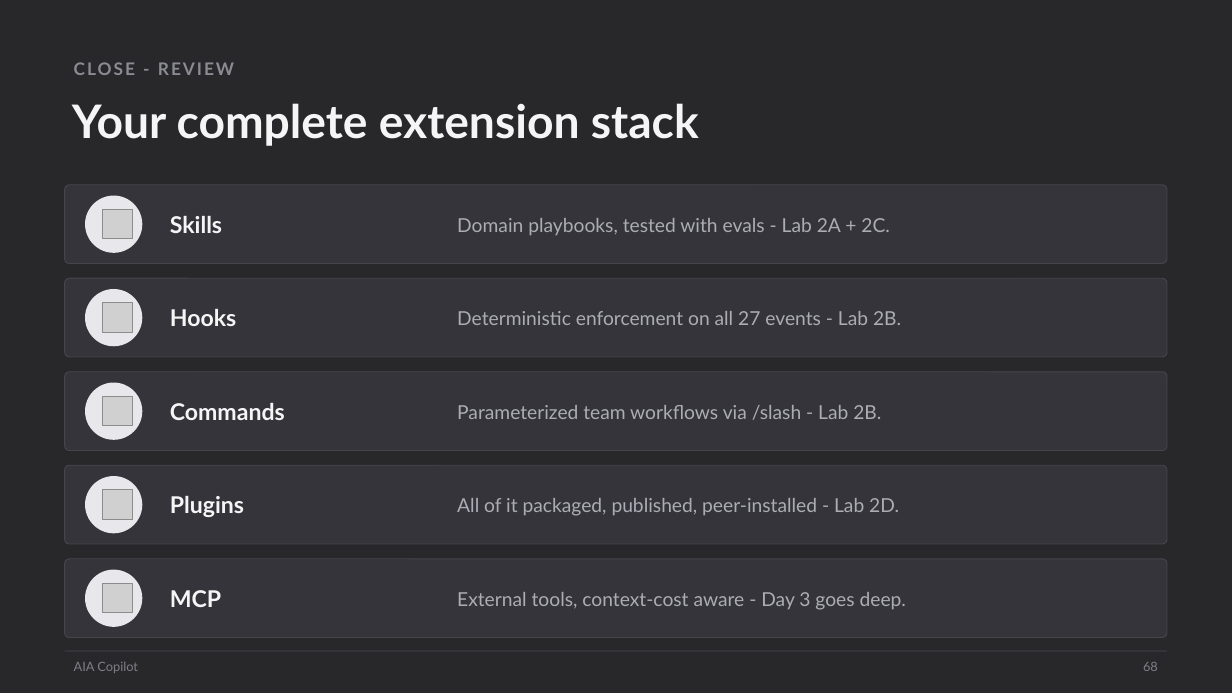
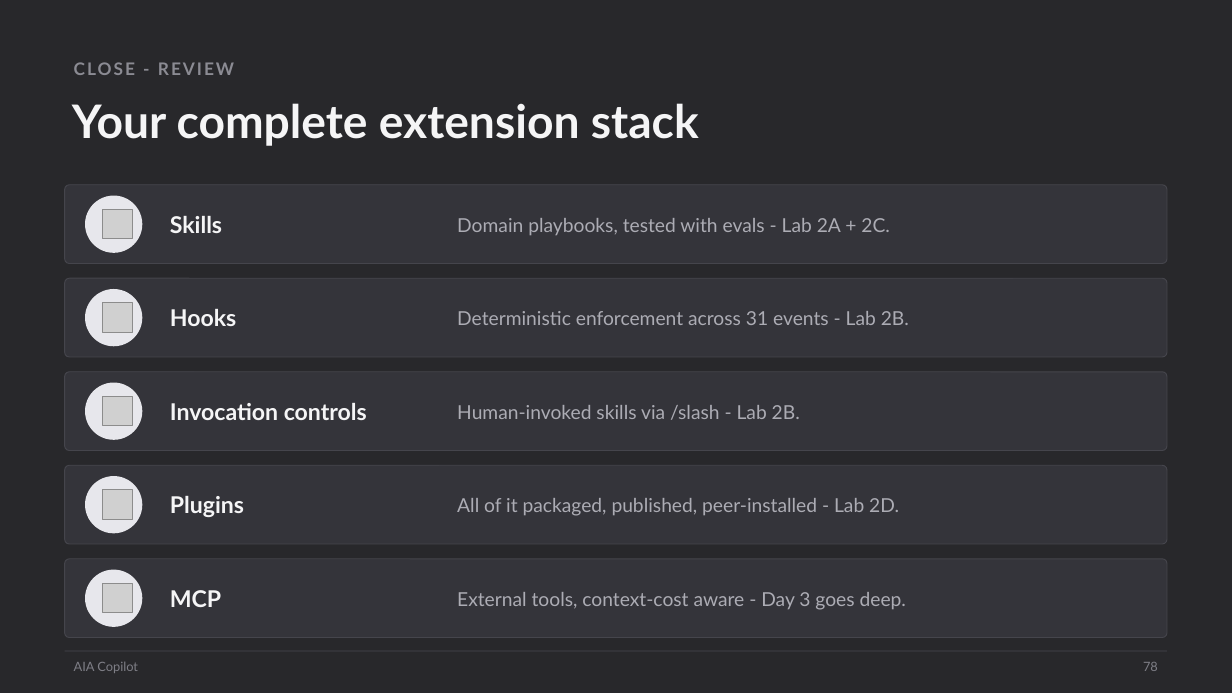
Before and after one commit to scottrhay/AIA-ClaudeCopilot, a slide deck: slide 78 of claude-code-3day/slides/Day2_Claude_Code_Extensions.pptx (slide 68 before the commit). Drawn at 1232x693 pixels with LibreOffice and Linux fonts; fonts in the diff are those of the drawing; grey boxes stand for pictures. Boxes give left, top, right and bottom in pixels: in the first picture for what was removed or moved away, otherwise in the second. Text is boxed around its words. In the diff, an @@ line names an element or a change of style, - is before the commit and + after.

```diff
--- a/claude-code-3day/slides/Day2_Claude_Code_Extensions.pptx
+++ b/claude-code-3day/slides/Day2_Claude_Code_Extensions.pptx
@@ text at <box>457,311,909,325</box>: text changed @@
-Deterministic enforcement on all 27 events - Lab 2B.
+Deterministic enforcement across 31 events - Lab 2B.
@@ text at <box>170,403,367,420</box>: text changed @@
-Commands
+Invocation controls
@@ text at <box>457,405,800,420</box>: text changed @@
-Parameterized team workflows via /slash - Lab 2B.
+Human-invoked skills via /slash - Lab 2B.
@@ text at <box>1143,662,1158,671</box>: text changed @@
-68
+78
```
Also in this commit, not shown: 55 other slides changed, 14 slides added, 4 slides removed, 15 other files.
